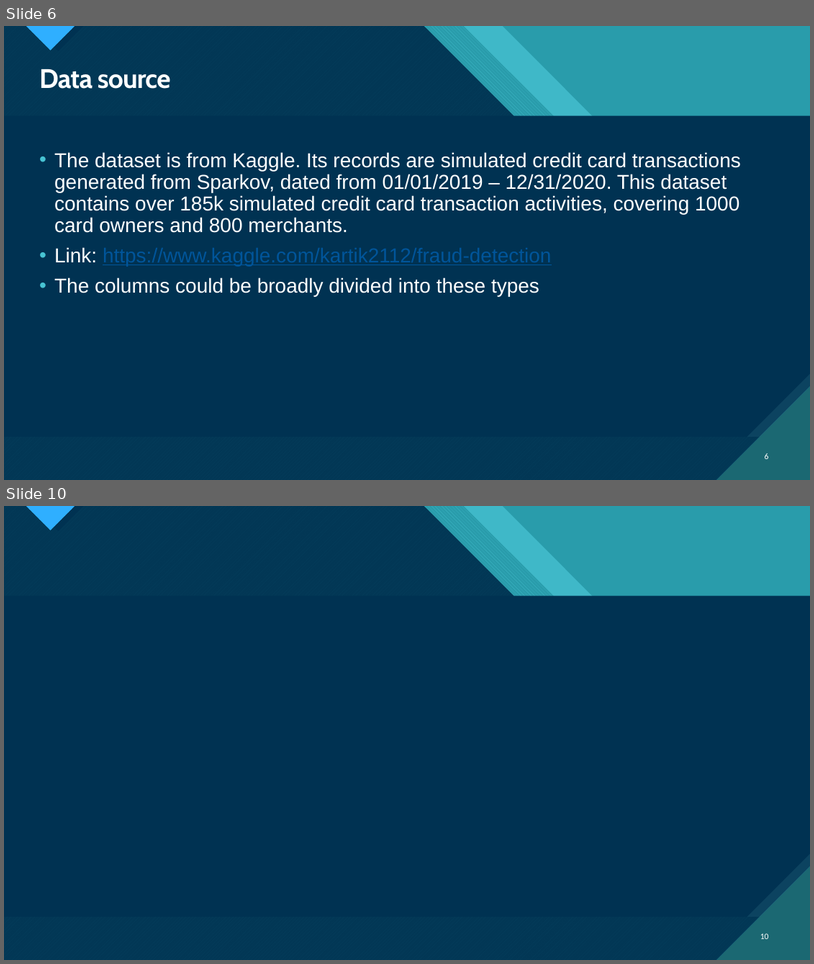
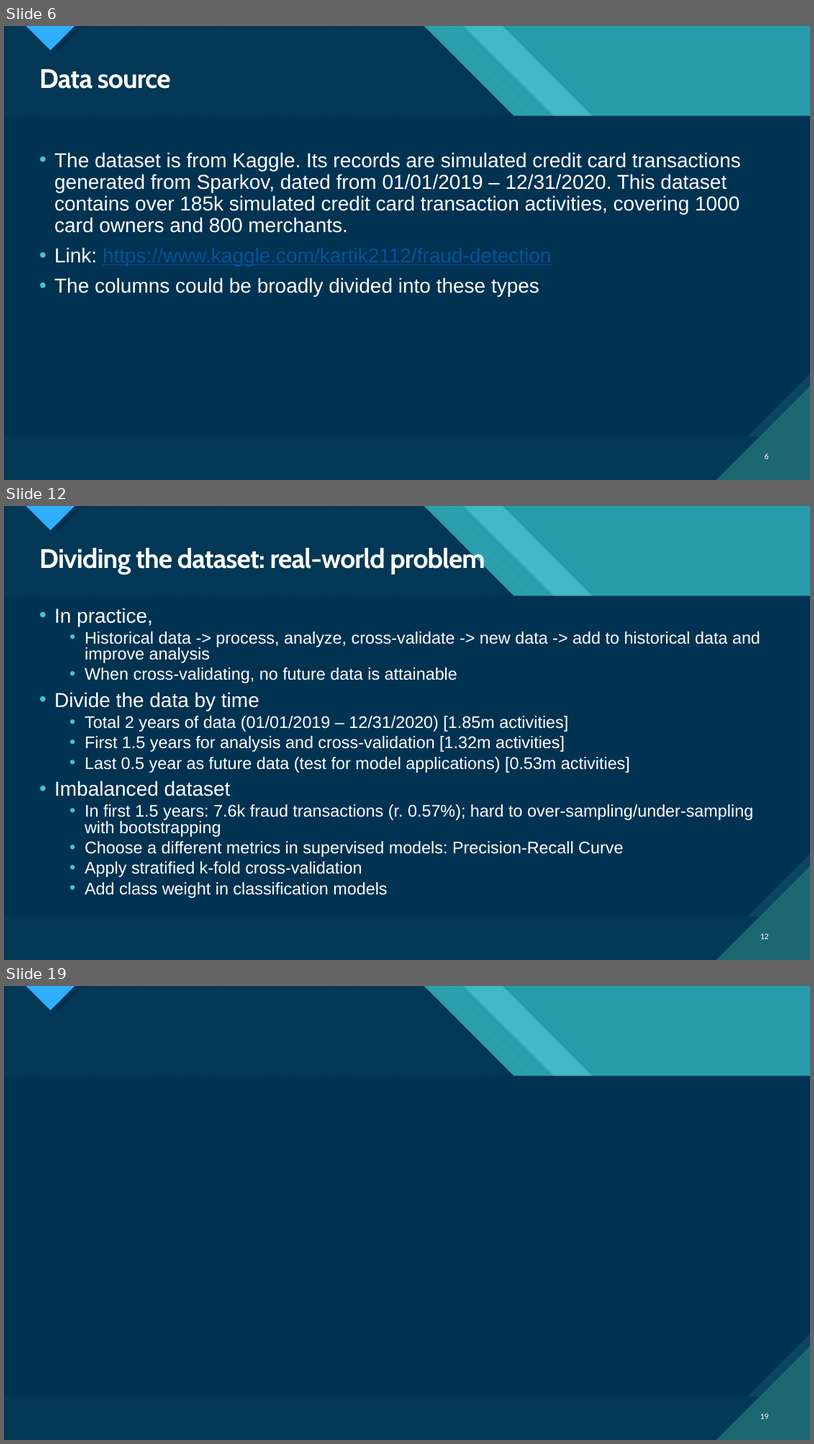
Before and after one commit to HGuo90s/fraud-detection, a slide deck: Fraud Detection.pptx. Shown one above the other, each under a label of ours: slides 6 and 10 before the commit, slides 6, 12 and 19 after it; the slides between them are not shown. The pictures are 814x964 and 814x1444 pixels, drawn with LibreOffice and Linux fonts; fonts in the diff are those of the drawing. Boxes give left, top, right and bottom in pixels: in the first picture for what was removed or moved away, otherwise in the second. Text is boxed around its words. In the diff, an @@ line names an element or a change of style, - is before the commit and + after.

```diff
--- a/Fraud Detection.pptx
+++ b/Fraud Detection.pptx
@@ slide 12 added at (x1=4, y1=506, x2=810, y2=960), background #47C3D3; not listed: 18 template elements that a slide beside it also shows @@
@@ title added at (x1=39, y1=545, x2=485, y2=574), 32 pt, text #FFFFFF, bold @@
+Dividing the dataset: real-world problem
@@ text added at (x1=54, y1=608, x2=761, y2=898), 20 pt, text #FFFFFF @@
+• In practice,
+  • Historical data -> process, analyze, cross-validate -> new data -> add to historical data and improve analysis
+  • When cross-validating, no future data is attainable
+• Divide the data by time
+  • Total 2 years of data (01/01/2019 – 12/31/2020) [1.85m activities]
+  • First 1.5 years for analysis and cross-validation [1.32m activities]
+  • Last 0.5 year as future data (test for model applications) [0.53m activities]
+• Imbalanced dataset
+  • In first 1.5 years: 7.6k fraud transactions (r. 0.57%); hard to over-sampling/under-sampling with bootstrapping
+  • Choose a different metrics in supervised models: Precision-Recall Curve
+  • Apply stratified k-fold cross-validation
+  • Add class weight in classification models
@@ page number added at (x1=761, y1=933, x2=769, y2=939), 10 pt, text #FFFFFF @@
+12
@@ what was slide 10 is now slide 19 @@
@@ page number at (x1=761, y1=1413, x2=769, y2=1419): text changed @@
-10
+19
```
Also in this commit, not shown: 5 slides changed, 8 other slides added, 1 slide removed, 1 other file.
